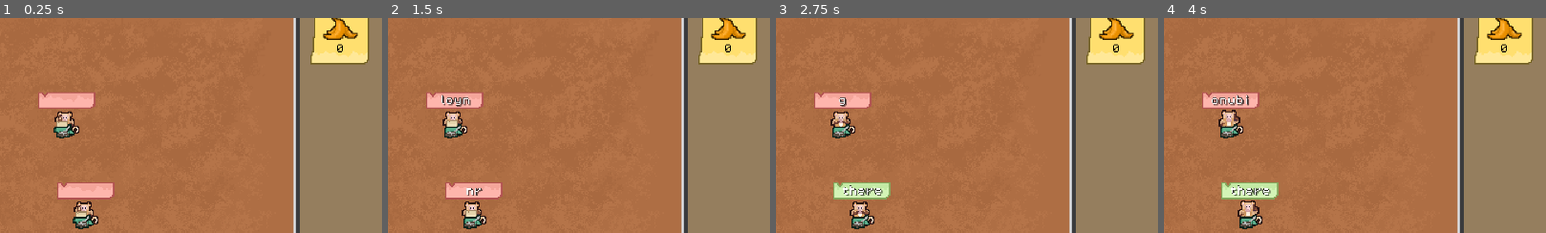
Above: before the commit, frames 1-4 (left to right).
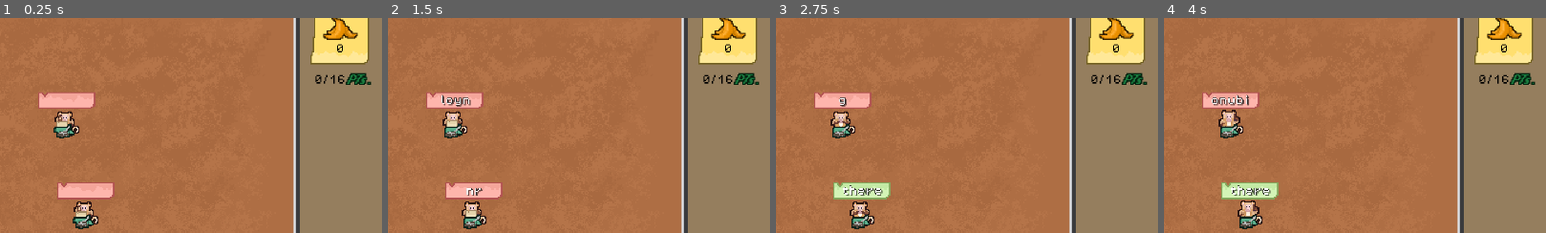
Above: after the commit, the same moments.

Repository: levienk/GMTK-Game-Jam-2024
Game: Godot game, scene res://game.tscn
Same seed, same stepped clock (60 frames per second), same inputs: the game is played once before the commit and once after it.
Inputs (mouse positions are % of the whole screen's width and height, from its top left):
- Up to frame 1 (0.25 s): no input
- Up to frame 2 (1.5 s): click (13, 89) at 0.52 s; type "12" at 0.6 s; type "nr" at 1.25 s
- Up to frame 3 (2.75 s): type "biojcm" at 2 s
- Up to frame 4 (4 s): type "there" at 2.75 s; tap Enter (submit) at 3.5 s; move the mouse to (72, 45) at 3.52 s; hold Enter (submit) from 3.53 s (still down); click (72, 45) at 3.67 s
The pictures show only the part of the screen within x 50-100%, y 5-55%; the shares and areas given below are measured in that part.

The runs differ from the first frame. In frame 1, 0.4% of the frame differs, in the area x 82-98%, y 25-32%; in frame 2, 0.4%; in frame 3, 0.4%; in frame 4, 0.4%.

Commit message:
Add global Points counter

Diff:
--- a/game.tscn
+++ b/game.tscn
@@ -1,10 +1,11 @@
-[gd_scene load_steps=8 format=3 uid="uid://cv7hyn3xhhpxa"]
+[gd_scene load_steps=9 format=3 uid="uid://cv7hyn3xhhpxa"]
 
 [ext_resource type="Script" path="res://game.gd" id="1_56afu"]
 [ext_resource type="Texture2D" uid="uid://brhyun46vmtue" path="res://assets/art/background/Background.png" id="2_l3re6"]
 [ext_resource type="PackedScene" uid="uid://q8qbn8fg2j3l" path="res://interface/bananas.tscn" id="4_7lhl4"]
 [ext_resource type="PackedScene" uid="uid://d1x2db3vo83ac" path="res://monkey/monkey.tscn" id="4_21wsr"]
 [ext_resource type="PackedScene" uid="uid://c1ociivssjn43" path="res://interface/line_edit.tscn" id="5_1mtwb"]
+[ext_resource type="PackedScene" uid="uid://dkgg620vc5iym" path="res://interface/points.tscn" id="5_n2ph4"]
 [ext_resource type="PackedScene" uid="uid://cuhl7weq4iso3" path="res://interface/quote_box.tscn" id="7_12ej7"]
 [ext_resource type="PackedScene" path="res://word_bank.tscn" id="7_x0vgp"]
 
@@ -33,6 +34,9 @@
 [node name="Bananas" parent="Interface" instance=ExtResource("4_7lhl4")]
 position = Vector2(589, 44)
 
+[node name="Points" parent="Interface" instance=ExtResource("5_n2ph4")]
+position = Vector2(609, 85)
+
 [node name="LineEdit" parent="Interface" instance=ExtResource("5_1mtwb")]
 offset_left = 9.0
 offset_top = 279.0
--- /dev/null
+++ b/interface/points.gd
@@ -0,0 +1,6 @@
+extends Node2D
+
+static var points = 0
+
+static func add_point():
+	points += 1
--- /dev/null
+++ b/interface/points.tscn
@@ -0,0 +1,35 @@
+[gd_scene load_steps=4 format=3 uid="uid://dkgg620vc5iym"]
+
+[ext_resource type="Script" path="res://interface/points.gd" id="1_jj8tj"]
+[ext_resource type="Texture2D" uid="uid://cdihiif5x5wxt" path="res://assets/art/sprites/Points.png" id="2_i1ytv"]
+[ext_resource type="Script" path="res://interface/points_label.gd" id="3_apfw3"]
+
+[node name="Points" type="Node2D"]
+script = ExtResource("1_jj8tj")
+
+[node name="TextureRect" type="TextureRect" parent="."]
+offset_left = -5.0
+offset_top = -29.0
+offset_right = 26.0
+texture = ExtResource("2_i1ytv")
+expand_mode = 1
+stretch_mode = 3
+
+[node name="Label" type="Label" parent="."]
+anchors_preset = 3
+anchor_left = 1.0
+anchor_top = 1.0
+anchor_right = 1.0
+anchor_bottom = 1.0
+offset_left = -30.0
+offset_top = -28.0
+offset_right = 4.0
+offset_bottom = 1.0
+grow_horizontal = 0
+grow_vertical = 0
+theme_override_colors/font_color = Color(0, 0, 0, 1)
+theme_override_font_sizes/font_size = 8
+text = "0/16"
+horizontal_alignment = 1
+vertical_alignment = 1
+script = ExtResource("3_apfw3")
--- /dev/null
+++ b/interface/points_label.gd
@@ -0,0 +1,4 @@
+extends Label
+
+func _process(delta: float) -> void:
+	self.text = str(Points.points) + "/16"
--- a/interface/quote_box.gd
+++ b/interface/quote_box.gd
@@ -48,7 +48,7 @@
 		word_list.erase(word)
 		# The quote has been completed!
 		if word_list.is_empty():
-			# TODO UPDATE SCORE
+			Points.add_point()
 			get_new_quote()
 			return
 		# Change color of quote
--- a/project.godot
+++ b/project.godot
@@ -19,6 +19,7 @@
 WordDictionary="*res://text_generation/word_dictionary.tscn"
 SignalBus="*res://signal_bus.tscn"
 Bananas="*res://interface/bananas.gd"
+Points="*res://interface/points.gd"
 
 [display]
 
Not shown, added: assets/art/sprites/Auto_1.png.import
Not shown, added: assets/art/sprites/Auto_2.png.import
Not shown, added: assets/art/sprites/Points.png.import
Not shown, added: assets/art/sprites/Smart_1.png.import
Not shown, added: assets/art/sprites/Smart_2.png.import
Not shown, added: assets/art/sprites/Speed_1.png.import
Not shown, added: assets/art/sprites/Speed_2.png.import
